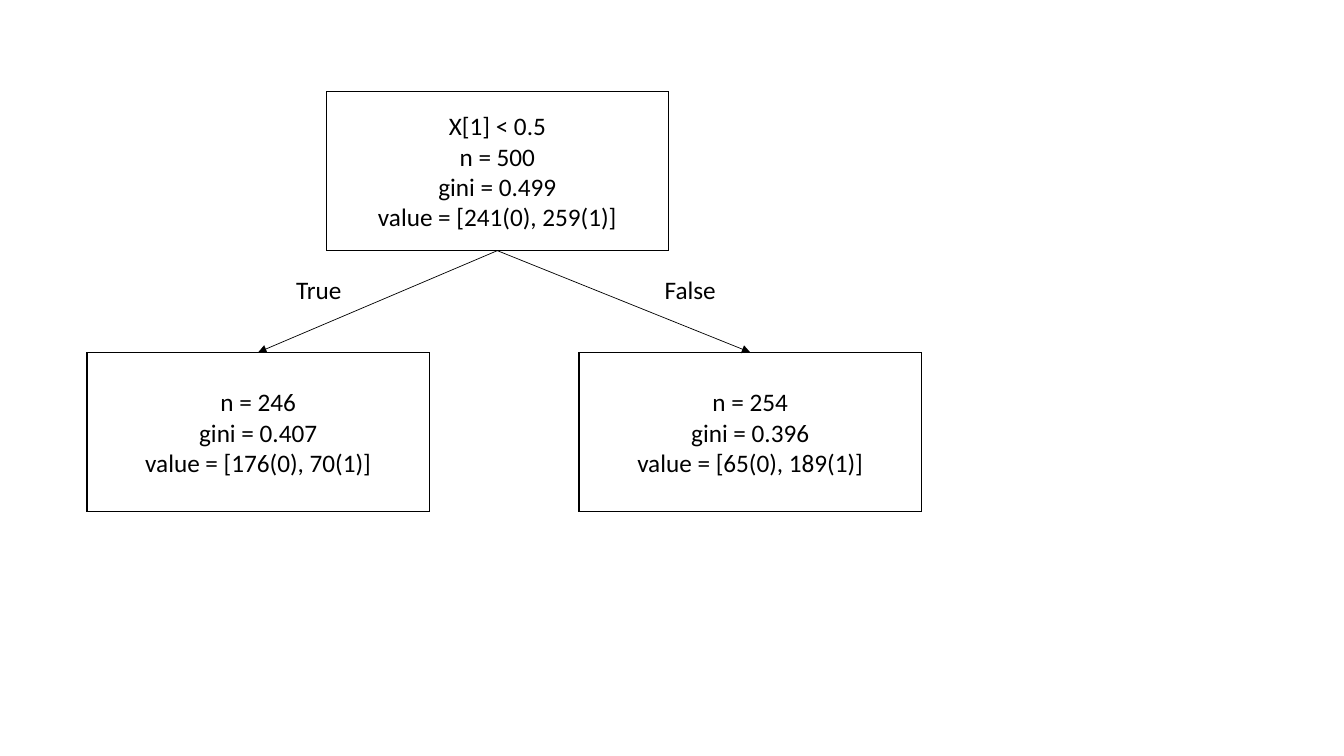
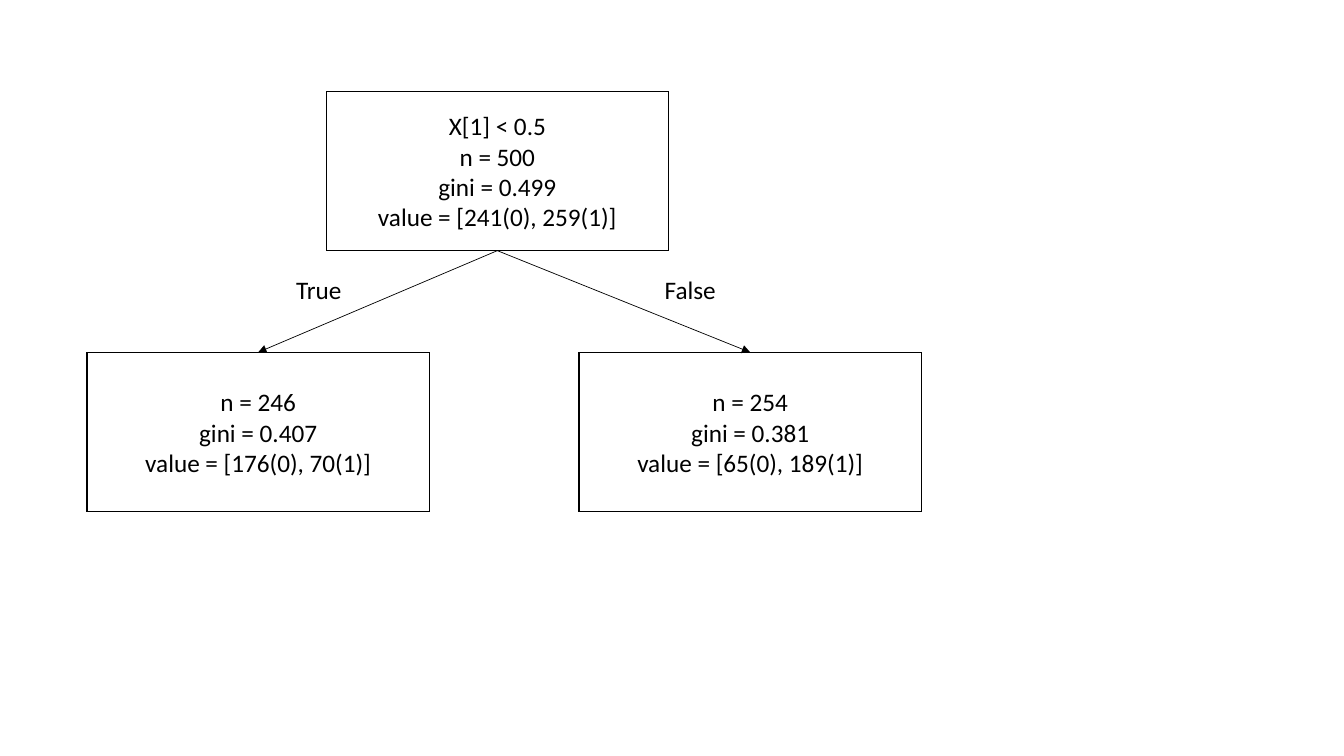
Before and after one commit to YilinGao/ML_assignments, a slide deck: slide 1 of hw2/hw2_answer/draw.pptx. Drawn at 1344x756 pixels with LibreOffice and Linux fonts; fonts in the diff are those of the drawing. Boxes give left, top, right and bottom in pixels: in the first picture for what was removed or moved away, otherwise in the second. Text is boxed around its words. In the diff, an @@ line names an element or a change of style, - is before the commit and + after.

```diff
--- a/hw2/hw2_answer/draw.pptx
+++ b/hw2/hw2_answer/draw.pptx
@@ text in rectangle at [691,424,809,447]: text changed @@
-gini = 0.396
+gini = 0.381
```
Also in this commit, not shown: 4 other files.
